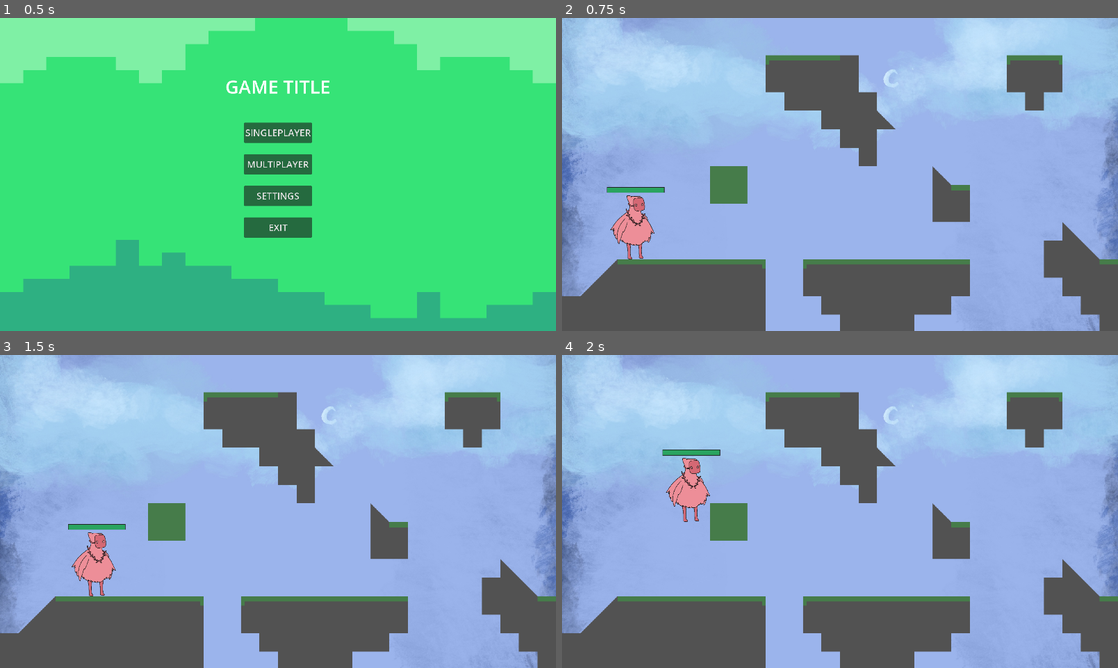
Above: before the commit, frames 1-4 (two rows, left to right).
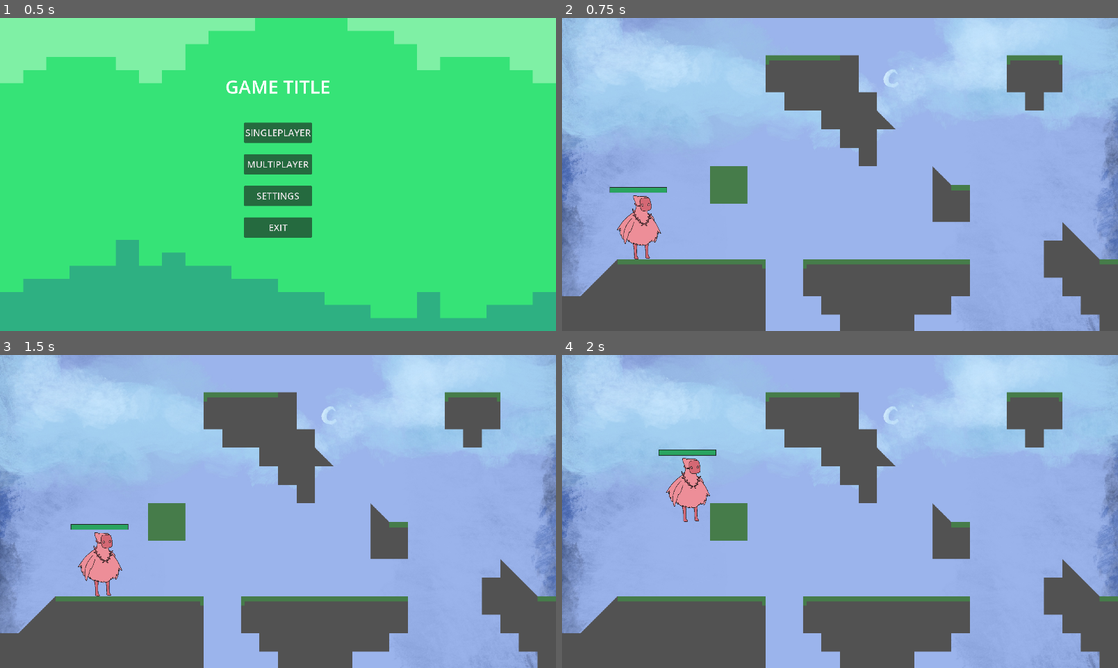
Above: after the commit, the same moments.

Repository: RealityGalaxy/Varis
Game: Godot game, scene res://scenes/main_menu.tscn
Two runs of this game, one before a commit and one after it. Both use one fixed random seed, a clock stepped at 60 frames per second and the inputs below. The engine's default icon, where the game draws it, is replaced by a stand-in: a white triangle on a blue panel in a dark square.
Inputs:
- Up to frame 1 (0.5 s): no input
- Up to frame 2 (0.75 s): click "SINGLEPLAYER" at 0.5 s
- Up to frame 3 (1.5 s): tap Enter at 1.25 s; hold Right (right) from 1.28 s (still down)
- Up to frame 4 (2 s): keep holding Right (right); tap Up (up) at 1.52 s

Frame 1 is identical in both runs. In frame 2, 0.7% of the frame differs, in the area x 8-19%, y 54-78%; in frame 3, 0.7%, in the area x 12-24%, y 54-78%; in frame 4, less than 0.1%.

Commit message:
Update char.tscn

Diff:
--- a/Varis/scenes/char.tscn
+++ b/Varis/scenes/char.tscn
@@ -25,7 +25,7 @@
 offset_bottom = -89.0
 
 [node name="Player (holder)" type="Sprite2D" parent="."]
-position = Vector2(-196.25, 61.25)
+position = Vector2(-180, 61.25)
 scale = Vector2(0.359918, 0.359918)
 texture = ExtResource("3_34nqf")
 
@@ -34,7 +34,7 @@
 texture = ExtResource("2_fjpeu")
 
 [node name="CollisionShape2D" type="CollisionShape2D" parent="."]
-position = Vector2(-13.125, 60.625)
+position = Vector2(3.125, 60.625)
 scale = Vector2(0.999999, 0.999999)
 shape = SubResource("RectangleShape2D_uou4y")
 
